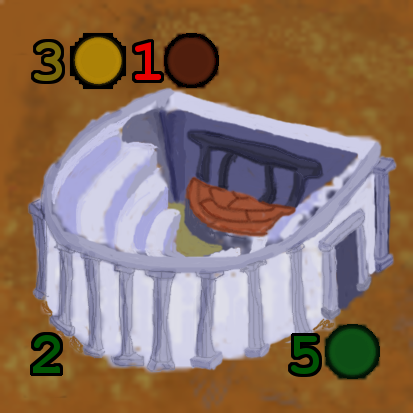
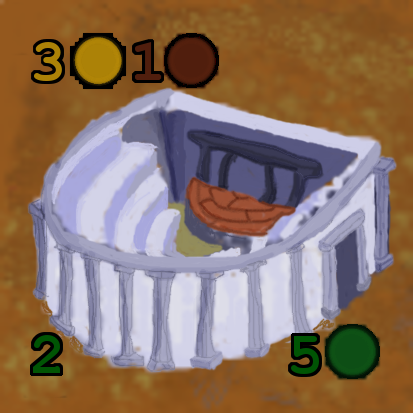
Layers edited between the first and the second 413 × 413 image:
painted on "1" over box(135, 42, 162, 80)
painted on "3" over box(34, 42, 62, 81)
